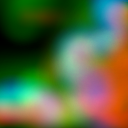
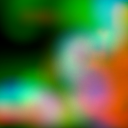
Comparing the layer stacks of the two 128×128 images. Changes:
painted on "lfNoise" over [40, 0, 128, 67]
painted on "Density" over [72, 0, 128, 77]
